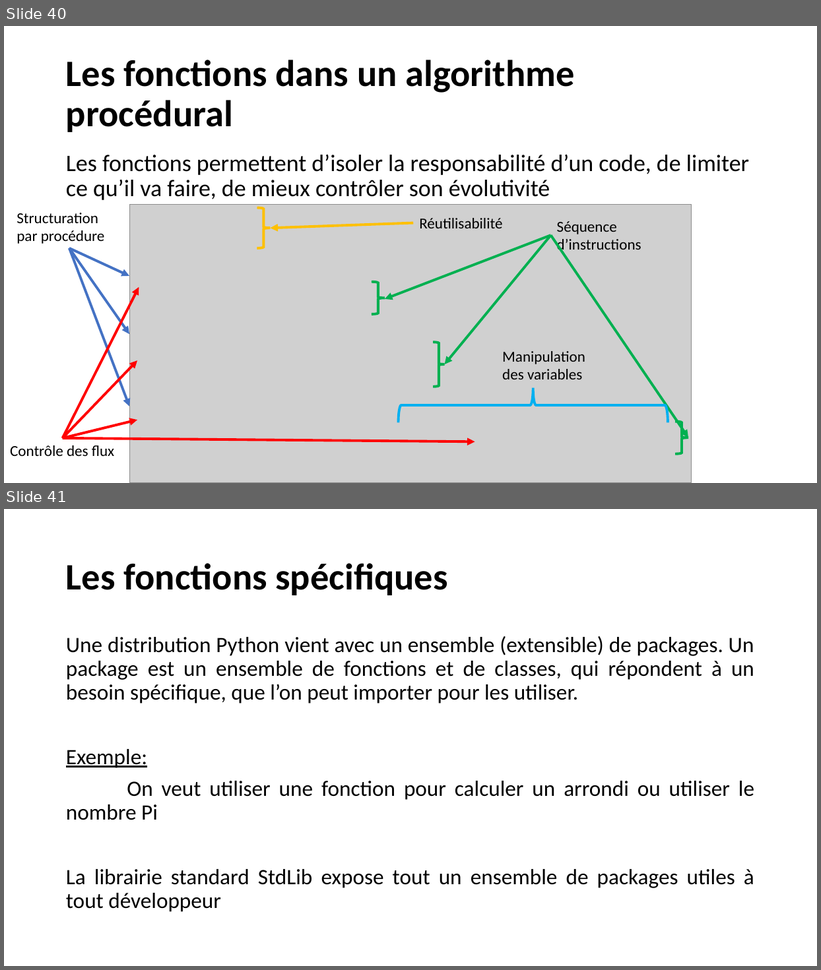
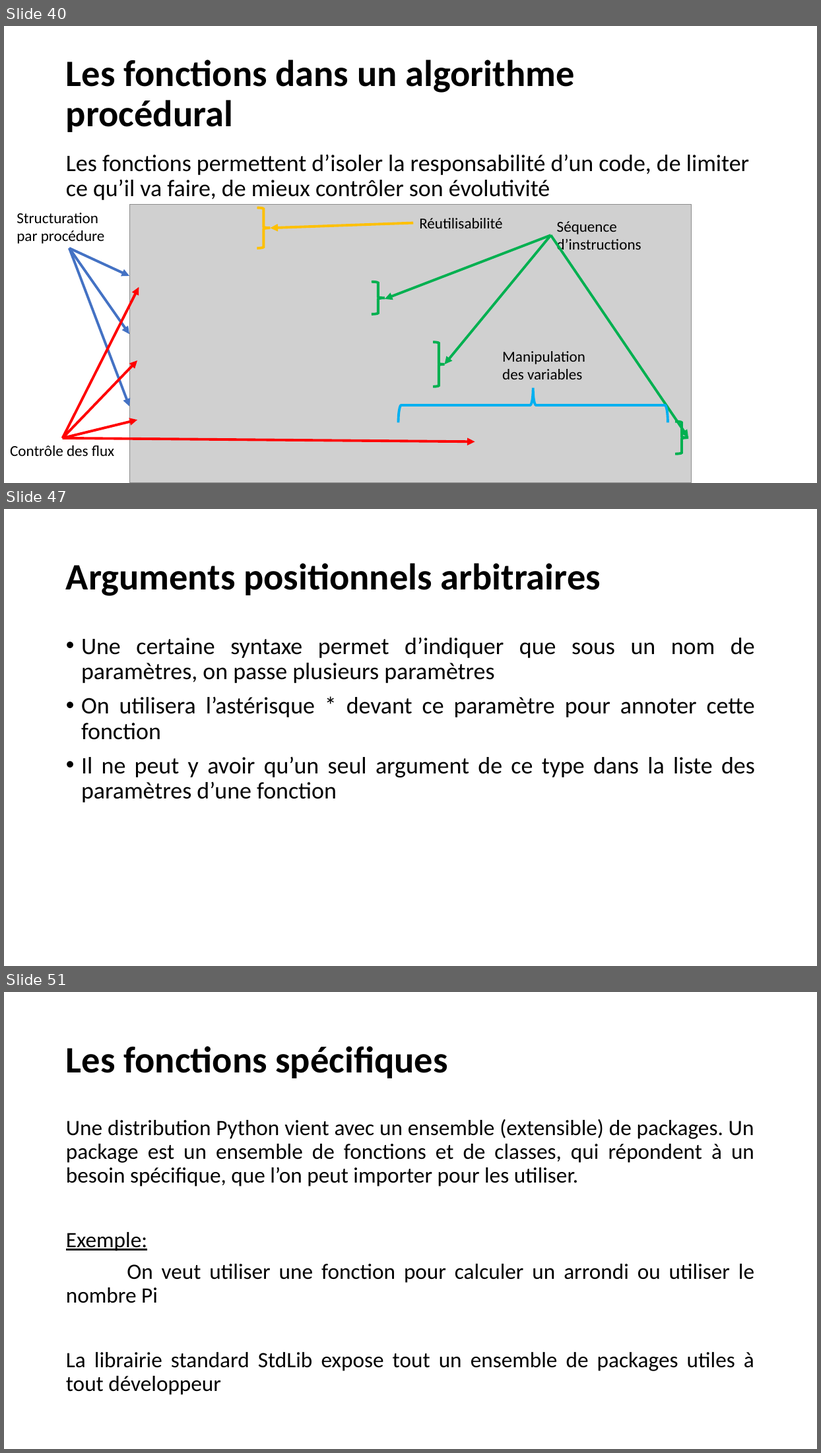
Before and after one commit to AAFINSYS/Formation-Cegos-Python-LI248, a slide deck: Python init ib LI248.pptx. Shown one above the other, each under a label of ours: slides 40 and 41 before the commit, slides 40, 47 and 51 after it; the slides between them are not shown. The pictures are 821x970 and 821x1453 pixels, drawn with LibreOffice and Linux fonts; fonts in the diff are those of the drawing; grey boxes stand for pictures; background and template pictures are left out. Boxes give left, top, right and bottom in pixels: in the first picture for what was removed or moved away, otherwise in the second. Text is boxed around its words. In the diff, an @@ line names an element or a change of style, - is before the commit and + after.

```diff
--- a/Python init ib LI248.pptx
+++ b/Python init ib LI248.pptx
@@ slide 47 added at (4,509,817,966), background picture (left out) @@
@@ title added at (66,563,601,596), 44 pt, text #000000, bold @@
+Arguments positionnels arbitraires
@@ text added at (81,638,755,803), 28 pt, text #000000 @@
+• Une certaine syntaxe permet d’indiquer que sous un nom de paramètres, on passe plusieurs paramètres
+• On utilisera l’astérisque * devant ce paramètre pour annoter cette fonction
+• Il ne peut y avoir qu’un seul argument de ce type dans la liste des paramètres d’une fonction
@@ what was slide 41 is now slide 51 @@
```
Also in this commit, not shown: 6 slides changed, 10 other slides added, 1 slide removed.
